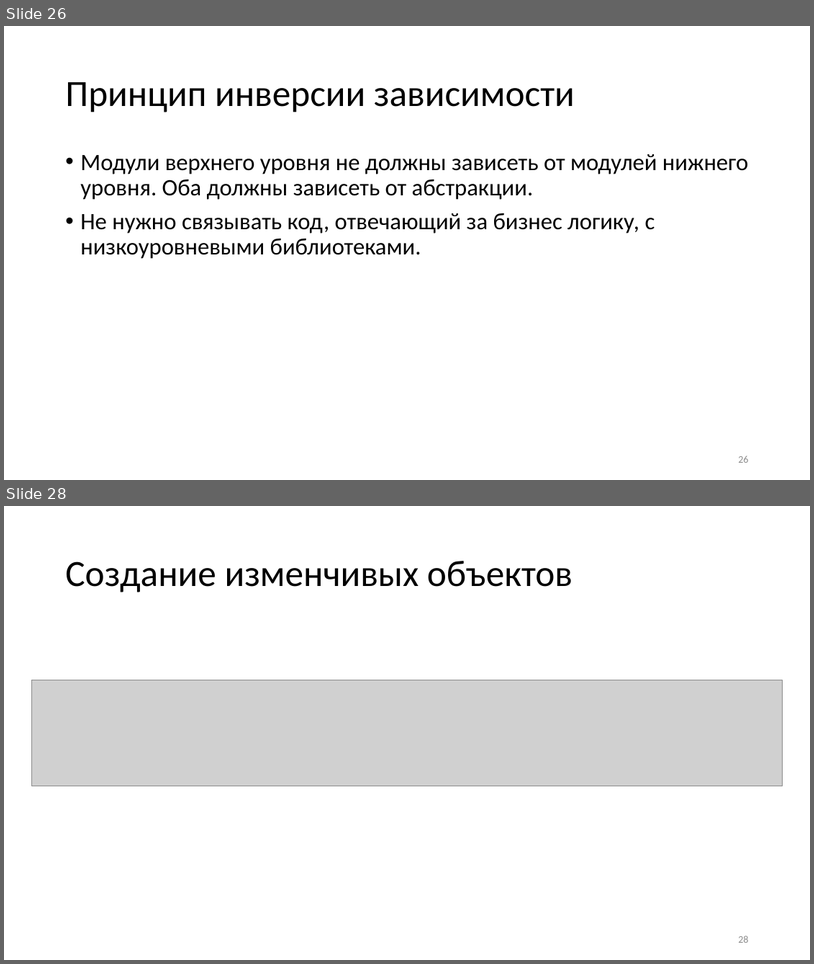
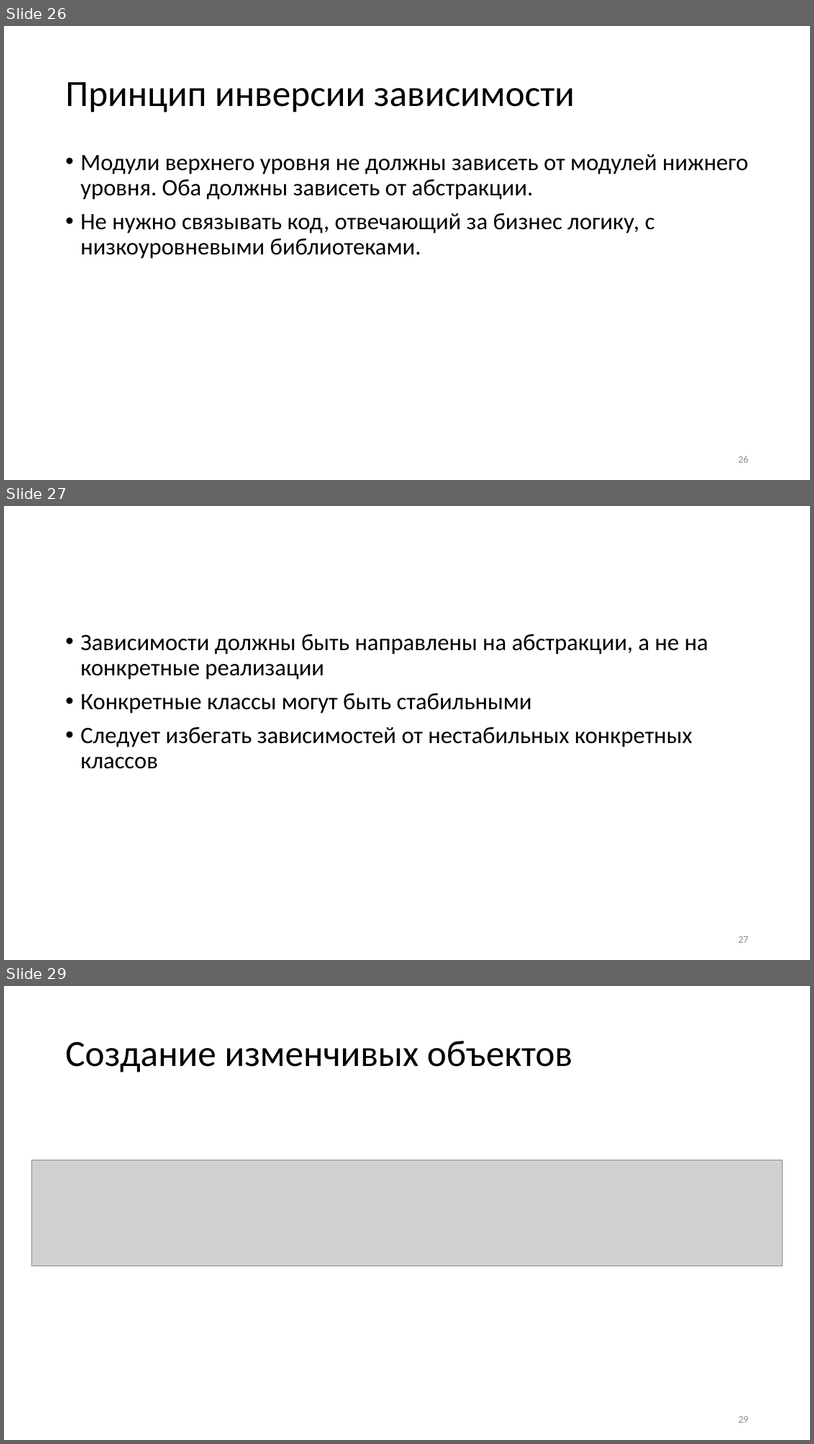
Before and after one commit to alexey-malov/ood, a slide deck: lectures/18.solid/Принципы SOLID.pptx. Shown one above the other, each under a label of ours: slides 26 and 28 before the commit, slides 26, 27 and 29 after it; the slides between them are not shown. The pictures are 814x964 and 814x1444 pixels, drawn with LibreOffice and Linux fonts; fonts in the diff are those of the drawing; grey boxes stand for pictures. Boxes give left, top, right and bottom in pixels: in the first picture for what was removed or moved away, otherwise in the second. Text is boxed around its words. In the diff, an @@ line names an element or a change of style, - is before the commit and + after.

```diff
--- a/lectures/18.solid/Принципы SOLID.pptx
+++ b/lectures/18.solid/Принципы SOLID.pptx
@@ slide 27 added at [4,506,810,960], background #FFFFFF @@
@@ text added at [80,633,709,769], 28 pt, text #000000 @@
+• Зависимости должны быть направлены на абстракции, а не на конкретные реализации
+• Конкретные классы могут быть стабильными
+• Следует избегать зависимостей от нестабильных конкретных классов
@@ page number added at [738,936,748,942], 12 pt, text #8C8C8C @@
+27
@@ what was slide 28 is now slide 29 @@
@@ page number at [738,1416,748,1422]: text changed @@
-28
+29
```
Also in this commit, not shown: 4 slides changed, 7 other slides added, 1 other file.
